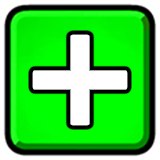
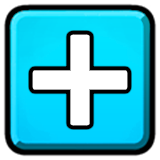
Layers edited between the first and the second 160px x 160px image:
hid "OG_button_09 kопировать" over <box>9,9,151,151</box>
added layer "Слой 2" (soft light, 43%) above "Яркость/Контрастность 1" over <box>9,9,151,151</box>
added layer "OG_button_09 kопировать 2" above "OG_button_09" over <box>9,9,151,151</box>
